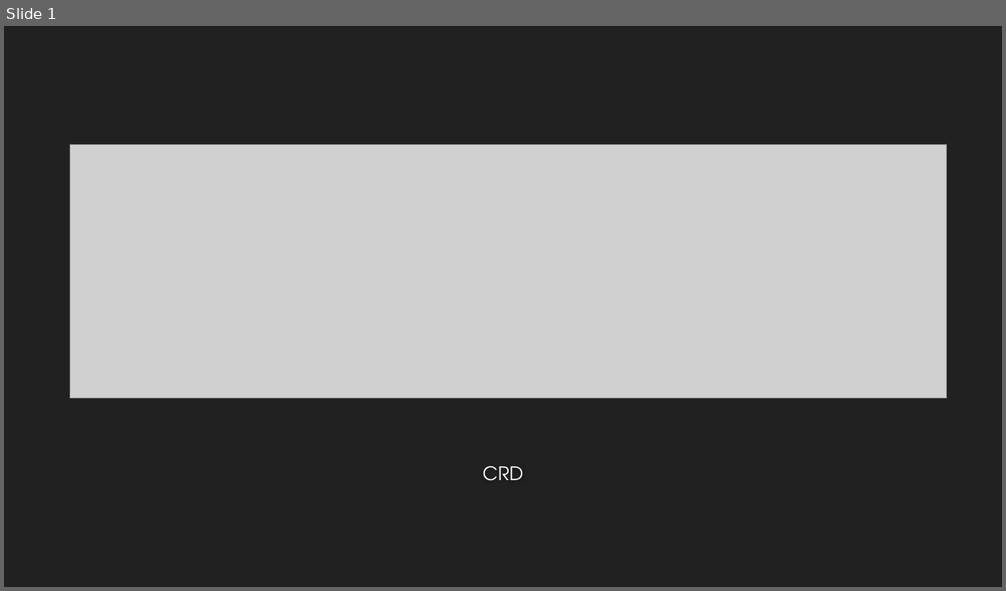
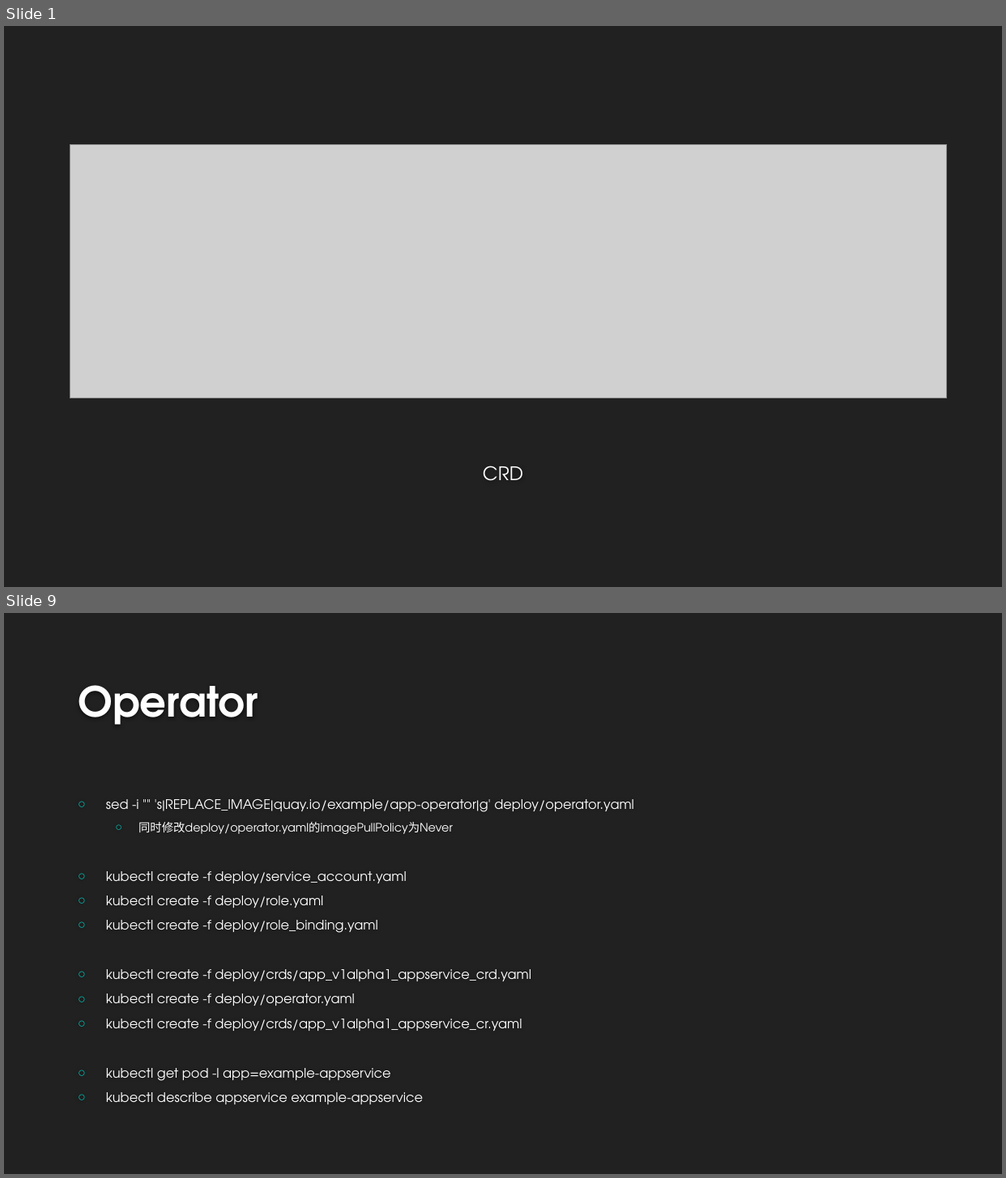
Before and after one commit to airuitian/CloudNative, a slide deck: kubernetes/k8s008.pptx. Shown one above the other, each under a label of ours: slide 1 before the commit, slides 1 and 9 after it; the slides between them are not shown. The pictures are 1006x591 and 1006x1178 pixels, drawn with LibreOffice and Linux fonts; fonts in the diff are those of the drawing; grey boxes stand for pictures; background and template pictures are left out. Boxes give left, top, right and bottom in pixels: in the first picture for what was removed or moved away, otherwise in the second. Text is boxed around its words. In the diff, an @@ line names an element or a change of style, - is before the commit and + after.

```diff
--- a/kubernetes/k8s008.pptx
+++ b/kubernetes/k8s008.pptx
@@ slide 9 added at bbox=[4, 613, 1002, 1174], background #212121 @@
@@ title added at bbox=[78, 685, 258, 725], 40 pt, text #FEFEFE, bold @@
+Operator
@@ text added at bbox=[106, 799, 634, 1105], 12.6 pt, text #FFFFFF @@
+○ sed -i "" 's|REPLACE_IMAGE|quay.io/example/app-operator|g' deploy/operator.yaml
+  ○ 同时修改deploy/operator.yaml的imagePullPolicy为Never
+○ kubectl create -f deploy/service_account.yaml
+○ kubectl create -f deploy/role.yaml
+○ kubectl create -f deploy/role_binding.yaml
+○ kubectl create -f deploy/crds/app_v1alpha1_appservice_crd.yaml
+○ kubectl create -f deploy/operator.yaml
+○ kubectl create -f deploy/crds/app_v1alpha1_appservice_cr.yaml
+○ kubectl get pod -l app=example-appservice
+○ kubectl describe appservice example-appservice
```
Also in this commit, not shown: 3 slides changed, 5 other slides added.
